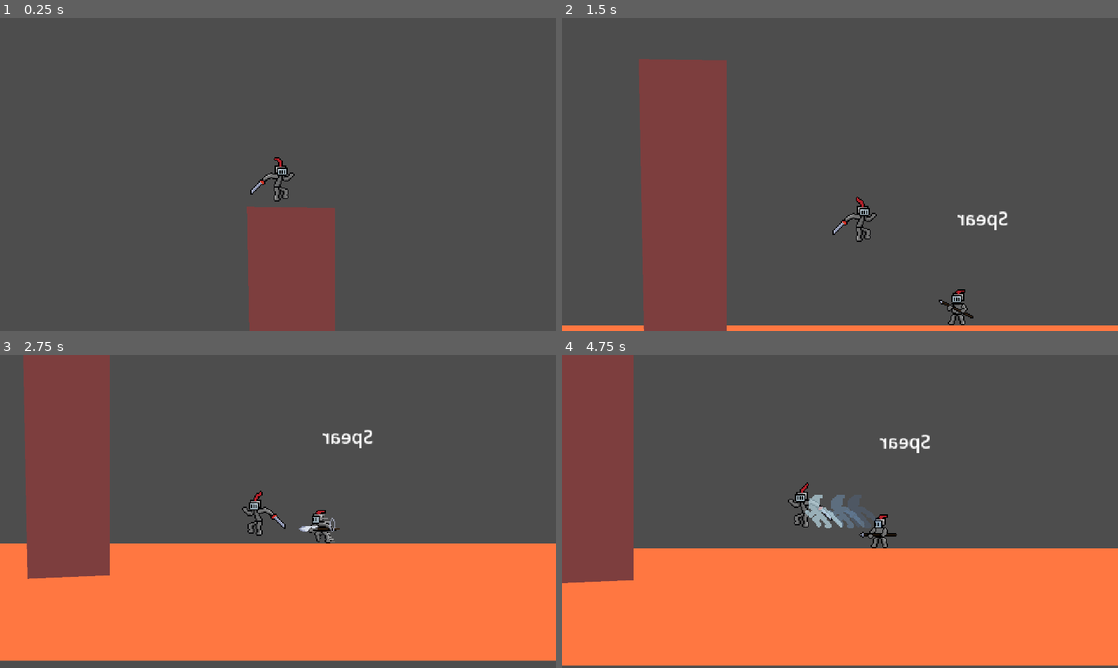
Above: before the commit, frames 1-4 (two rows, left to right).
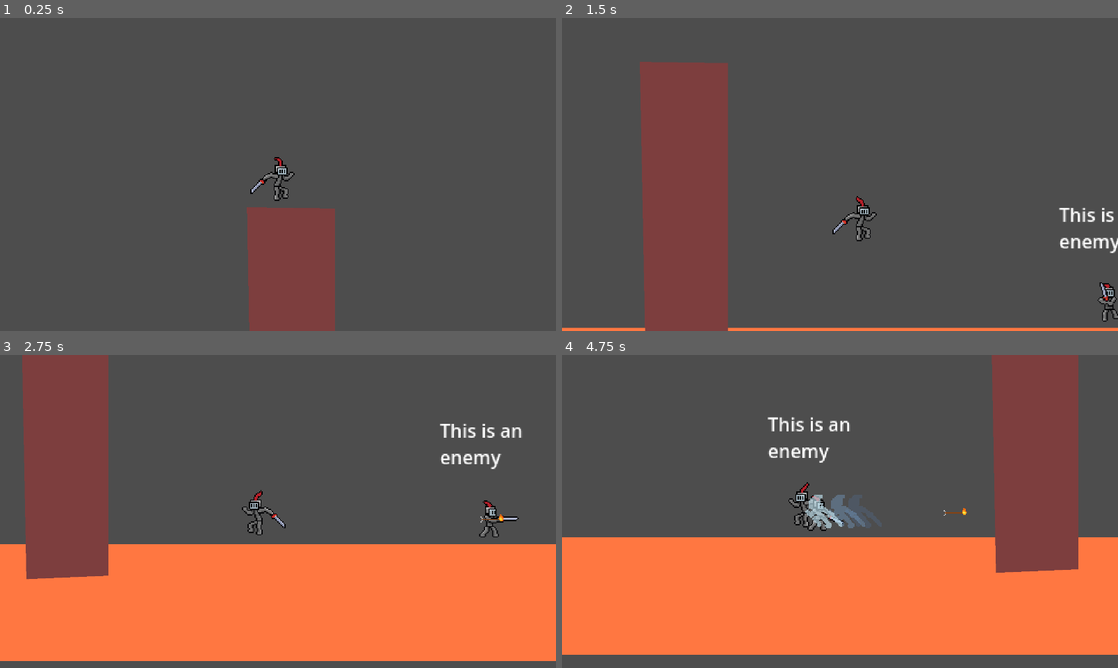
Above: after the commit, the same moments.

Repository: FlimFlamSlammer/LKOTe-game
Game: Godot game, scene res://scenes/world.tscn
Two runs of this game, one before a commit and one after it. Both use one fixed random seed, a clock stepped at 60 frames per second and the inputs below.
Inputs:
- Up to frame 1 (0.25 s): no input
- Up to frame 2 (1.5 s): hold V (dodge) 0.53-1.28 s; hold Right (move_right) from 0.53 s (still down); tap Space (jump) at 0.77, 0.8, 1.07, 1.35 s
- Up to frame 3 (2.75 s): tap Space (jump) at 1.52, 1.82, 2.3 s; tap V (dodge) at 1.55 s; release Right (move_right) at 2.03 s; hold Left (move_left) from 2.03 s (still down); hold C (basic_attack) from 2.03 s (still down)
- Up to frame 4 (4.75 s): release Left (move_left) at 2.78 s; release C (basic_attack) at 2.78 s; hold Right (move_right) 2.78-4.28 s; tap V (dodge) at 2.85, 4.55 s; tap Space (jump) at 3.02, 3.32, 3.77, 3.8, 4.07, 4.35, 4.52 s; hold V (dodge) 3.53-4.28 s; hold Left (move_left) from 4.28 s (still down)

The runs differ from the first frame. In frame 1, 0.1% of the frame differs, in the area x 44-61%, y 45-61%; in frame 2, 2.6%; in frame 3, 2.2%; in frame 4, 27%, in the area x 0-100%, y 0-100%.

Commit message:
improved projectile collision detection

Diff:
--- a/project.godot
+++ b/project.godot
@@ -72,6 +72,7 @@
 
 common/physics_ticks_per_second=72
 2d/default_gravity=550.0
+common/physics_interpolation=true
 
 [rendering]
 
--- a/scenes/castle_fight.tscn
+++ b/scenes/castle_fight.tscn
@@ -1,29 +1,14 @@
-[gd_scene load_steps=3 format=3 uid="uid://nk57keysmejs"]
+[gd_scene load_steps=4 format=3 uid="uid://nk57keysmejs"]
 
 [ext_resource type="PackedScene" uid="uid://bfeupkcec0b4q" path="res://scenes/player.tscn" id="1_kpkdi"]
-[ext_resource type="PackedScene" uid="uid://bumd61lymcuux" path="res://scenes/enemies/spear_castle_guard.tscn" id="3_caqbv"]
+[ext_resource type="PackedScene" uid="uid://bkwkq5rruh82g" path="res://scenes/projectiles/arrow.tscn" id="3_vmixj"]
+[ext_resource type="PackedScene" uid="uid://7ybkgftc64cb" path="res://scenes/enemies/cyprus_wood_hat.tscn" id="4_4d1hs"]
 
 [node name="Level" type="Node2D"]
 process_mode = 1
 
 [node name="Player" parent="." instance=ExtResource("1_kpkdi")]
-max_health = null
-stun_resistance = null
-damage_multiplier = null
-stun_time = null
-knockback = null
-combo_length = null
-recovery_length = null
-combo_damage = null
-impact = null
-speed = null
-jump_velocity = null
-combo_reset_delay = null
-dodge_speed = null
-dodge_length = null
-dodge_cooldown = null
-run_speed_treshold = null
-input_buffer_reset_delay = null
+impact = Array[float]([0.02, 0.02])
 
 [node name="StaticBody2D" type="StaticBody2D" parent="."]
 position = Vector2(0, 65.58)
@@ -59,5 +44,9 @@
 color = Color(0.492188, 0.244171, 0.244171, 1)
 polygon = PackedVector2Array(50, 291, 50, 35, -26, 34, -21, 294)
 
-[node name="CharacterBody2D" parent="." instance=ExtResource("3_caqbv")]
-position = Vector2(249, 83)
+[node name="Arrow" parent="." instance=ExtResource("3_vmixj")]
+position = Vector2(90, 217)
+ray_cast_offset = null
+
+[node name="Cyrus" parent="." instance=ExtResource("4_4d1hs")]
+position = Vector2(380, 242)
--- a/scenes/enemies/cyprus_wood_hat.tscn
+++ b/scenes/enemies/cyprus_wood_hat.tscn
@@ -1,8 +1,8 @@
 [gd_scene load_steps=15 format=3 uid="uid://7ybkgftc64cb"]
 
-[ext_resource type="Script" path="res://scripts/enemies/castle_guard/castle_guard.gd" id="1_ijp3i"]
+[ext_resource type="Script" path="res://scripts/enemies/cyrus_wood_hat/cyrus_wood_hat.gd" id="1_tlhpk"]
+[ext_resource type="PackedScene" uid="uid://bkwkq5rruh82g" path="res://scenes/projectiles/arrow.tscn" id="2_e851j"]
 [ext_resource type="Texture2D" uid="uid://b8s6vxvvmeio6" path="res://assets/knight-sheet.png" id="2_hb8mk"]
-[ext_resource type="Script" path="res://scripts/enemies/castle_guard/castle_guard_sm.gd" id="3_bbrh7"]
 
 [sub_resource type="Animation" id="Animation_f18bo"]
 length = 0.001
@@ -54,17 +54,11 @@
 tracks/1/interp = 1
 tracks/1/loop_wrap = true
 tracks/1/keys = {
-"times": PackedFloat32Array(0.133333, 0.15, 0.166667),
-"transitions": PackedFloat32Array(1, 1, 1),
+"times": PackedFloat32Array(0.15),
+"transitions": PackedFloat32Array(1),
 "values": [{
-"args": [3],
-"method": &"step"
-}, {
-"args": [1, 1],
-"method": &"instantiate_temp_fx"
-}, {
-"args": [],
-"method": &"hit_enemy"
+"args": [Vector2(1, 0)],
+"method": &"instantiate_arrow"
 }]
 }
 
@@ -231,16 +225,12 @@
 [sub_resource type="RectangleShape2D" id="RectangleShape2D_wtoqq"]
 size = Vector2(16, 32)
 
-[node name="CastleGuard" type="CharacterBody2D" groups=["Camera Impactors", "Enemies", "Screenshakers"]]
-position = Vector2(12, 0)
+[node name="Cyrus" type="CharacterBody2D" groups=["Camera Impactors", "Enemies", "Screenshakers"]]
 collision_layer = 2
-script = ExtResource("1_ijp3i")
-damage_multiplier = 21.0
-max_health = 150.0
-stun_time = Array[float]([0.0, 0.0])
-knockback = Array[float]([4.0, 6.0])
-combo_damage = Array[float]([1.0, 1.05])
-impact = Array[float]([0.15, 0.15])
+script = ExtResource("1_tlhpk")
+arrow = ExtResource("2_e851j")
+arrow_knockback = 3.0
+arrow_impact = 0.01
 
 [node name="AnimationPlayer" type="AnimationPlayer" parent="."]
 libraries = {
@@ -286,7 +276,6 @@
 polygon = PackedVector2Array(-17, 6.00004, -11, -7.99997, -1.00004, -16, 16, -15, 7.00001, 2.99998, -8.99996, 14)
 
 [node name="StateTree" type="Node" parent="."]
-script = ExtResource("3_bbrh7")
 
 [node name="RichTextLabel" type="RichTextLabel" parent="."]
 offset_left = -44.0
--- a/scenes/enemies/spear_castle_guard.tscn
+++ b/scenes/enemies/spear_castle_guard.tscn
@@ -240,7 +240,7 @@
 [node name="Charge" parent="MiscHurtboxes" instance=ExtResource("3_81f3c")]
 
 [node name="Hurtbox" parent="MiscHurtboxes/Charge" index="0"]
-polygon = PackedVector2Array(22, 1, 29, 0, 22, -1)
+polygon = PackedVector2Array(11, 5, 20, 4, 20, 3, 11, 2)
 
 [node name="RichTextLabel" type="RichTextLabel" parent="."]
 offset_left = -44.0
--- a/scenes/player.tscn
+++ b/scenes/player.tscn
@@ -248,25 +248,9 @@
 position = Vector2(1, 0)
 collision_layer = 4
 script = ExtResource("1_0chp3")
-max_health = null
-stun_resistance = null
-damage_multiplier = null
-stun_time = null
-knockback = null
-combo_length = null
-recovery_length = null
-combo_damage = null
 impact = Array[float]([0.11, 0.11])
 attack_hitstop_multiplier = 0.3
 hit_hitstop_multiplier = 0.6
-speed = null
-jump_velocity = null
-combo_reset_delay = null
-dodge_speed = null
-dodge_length = null
-dodge_cooldown = null
-run_speed_treshold = null
-input_buffer_reset_delay = null
 
 [node name="AnimationPlayer" type="AnimationPlayer" parent="."]
 libraries = {
--- /dev/null
+++ b/scenes/projectile.tscn
@@ -0,0 +1,13 @@
+[gd_scene format=3 uid="uid://wd0qi6udo62p"]
+
+[node name="Projectile" type="Area2D"]
+collision_layer = 0
+collision_mask = 7
+monitorable = false
+
+[node name="Sprite" type="Sprite2D" parent="."]
+
+[node name="Timer" type="Timer" parent="."]
+wait_time = 5.0
+one_shot = true
+autostart = true
--- /dev/null
+++ b/scenes/projectiles/arrow.tscn
@@ -0,0 +1,21 @@
+[gd_scene load_steps=4 format=3 uid="uid://bkwkq5rruh82g"]
+
+[ext_resource type="PackedScene" uid="uid://wd0qi6udo62p" path="res://scenes/projectile.tscn" id="1_n6crj"]
+[ext_resource type="Script" path="res://scripts/projectiles/arrow.gd" id="1_y3gfj"]
+[ext_resource type="Texture2D" uid="uid://bakke4byl12ed" path="res://assets/projectiles/arrow-0.png" id="2_4duve"]
+
+[node name="Projectile" instance=ExtResource("1_n6crj")]
+script = ExtResource("1_y3gfj")
+ray_cast_offset = null
+speed = 800.0
+
+[node name="Sprite" parent="." index="0"]
+texture = ExtResource("2_4duve")
+
+[node name="Pivot" type="Node2D" parent="." index="2"]
+
+[node name="RayCast" type="RayCast2D" parent="Pivot" index="0"]
+target_position = Vector2(11, 0)
+hit_from_inside = true
+
+[connection signal="timeout" from="Timer" to="." method="_on_lifetime_expire"]
--- /dev/null
+++ b/scripts/enemies/cyrus_wood_hat/cyrus_wood_hat.gd
@@ -0,0 +1,30 @@
+extends Enemy
+
+# projectile stats
+@export var arrow: PackedScene
+@export var arrow_damage: float = 20.0
+@export var arrow_speed: float = 1.0
+@export var arrow_knockback: float = 5.0
+@export var arrow_stun_time: float = 0.1
+@export var arrow_impact: float = 0.1
+
+
+func instantiate_arrow(
+	p_direction: Vector2 = Vector2(direction, 0)
+) -> void:
+	_instantiate_projectile(
+		arrow,
+		{
+			"damage": arrow_damage,
+			"knockback": arrow_knockback,
+			"stun_time": arrow_stun_time,
+			"impact": arrow_impact
+		},
+		arrow_speed,
+		position,
+		Vector2(p_direction.x * direction, p_direction.y)
+	)
+
+
+func _physics_process(delta: float) -> void:
+	anim_player.play("attack1")
--- a/scripts/enemies/cyrus_wood_hat/phase1/attacking.gd
+++ b/scripts/enemies/cyrus_wood_hat/phase1/attacking.gd
@@ -1 +1,22 @@
 extends EnemySubstate
+
+func _enter(_previous_state_path: NodePath, _data: Dictionary = {}) -> void:
+	casted_owner.anim_player.play("attack1")
+	casted_owner.substate_timer.start(casted_owner.anim_player.get_animation("attack1").length)
+	casted_owner.substate_timer.connect("timeout", _on_substate_timer_stopped)
+
+
+func _physics_update(_delta: float) -> void:
+	pass
+
+
+func _exit() -> void:
+	pass
+
+
+func _hit(_data: Dictionary) -> void:
+	pass
+
+
+func _on_substate_timer_stopped():
+	finished.emit("Attacking")
--- a/scripts/enemies/enemy.gd
+++ b/scripts/enemies/enemy.gd
@@ -12,19 +12,13 @@
 @export var max_health: float = 100.0
 @export var movement_speed: float = 140.0
 
-# combo data
-@export var stun_time: Array[float] = []
-@export var knockback: Array[float] = []
-@export var combo_damage: Array[float] = []
-@export var impact: Array[float] = [] # screenshake
-
 # ranges
 @export var attack_range: float = 15.0
 @export var jump_range: float = 50.0
 @export var dodge_range: float = 30.0
 
 var combo_counter: int = 0
-var direction: int:
+var direction: int = 1:
 	set(new_dir):
 		direction = new_dir
 		scale.x = scale.y * direction
@@ -56,6 +50,7 @@
 		if health <= 0:
 			anim_player.play("die")
 
+
 ## hit_enemy data format:
 ## {
 ##  damage,
@@ -79,44 +74,6 @@
 	return hit_counter
 
 
-func hit_enemy_with_combo() -> int:
-	var hit_counter: int = 0
-	var candidates: Array[Node2D] = hurtboxes[combo_counter].get_overlapping_bodies()
-
-	for candidate in candidates:
-		if candidate is Player:
-			candidate.hit({
-				damage = combo_damage[combo_counter] * damage_multiplier,
-				stun_time = stun_time[combo_counter],
-				knockback = knockback[combo_counter],
-				impact = impact[combo_counter],
-			})
-			instantiate_temp_fx(TempFX.Effects.SLASH, {
-				"variant": randi() % 2
-			}, true, candidate.position)
-			hit_counter += 1
-	return hit_counter
-
-
-func instantiate_projectile(
-	projectile: PackedScene,
-	data: Dictionary,
-	speed_mult: float = 1.0,
-	init_position: Vector2 = position,
-	p_direction: Vector2 = Vector2(direction, 0),
-) -> Projectile:
-	var new_projectile: Projectile = projectile.instantiate()
-	new_projectile.data = data
-	new_projectile.position = init_position
-	new_projectile.p_direction = p_direction.normalized()
-	new_projectile.speed_mult = speed_mult
-
-	new_projectile.creator = self
-	new_projectile.team = Globals.Teams.ENEMIES
-
-	return new_projectile
-
-
 func instantiate_temp_fx(
 		effect: TempFX.Effects,
 		effect_data: Dictionary = {},
@@ -133,3 +90,24 @@
 		add_child(new_temp_fx)
 
 	return new_temp_fx
+
+
+func _instantiate_projectile(
+	projectile: PackedScene,
+	data: Dictionary,
+	speed_mult: float = 1.0,
+	init_position: Vector2 = position,
+	p_direction: Vector2 = Vector2(direction, 0),
+) -> Projectile:
+	var new_projectile: Projectile = projectile.instantiate()
+	new_projectile.data = data
+	new_projectile.position = init_position
+	new_projectile.p_direction = p_direction.normalized()
+	new_projectile.speed_mult = speed_mult
+
+	new_projectile.creator = self
+	new_projectile.team = Globals.Teams.ENEMIES
+
+	add_sibling(new_projectile)
+
+	return new_projectile
--- a/scripts/enemies/enemy_template/core.gd
+++ b/scripts/enemies/enemy_template/core.gd
@@ -7,7 +7,9 @@
 
 # Conditionals
 
-func can_jump() -> bool: # target in air check
+
+## Returns whether or not target is in range and above the [Enemy] to jump.
+func can_jump() -> bool:
 	var y_distance: float = get_target_relative_position().y
 	return _target_in_jump_range() and y_distance < 0
 
@@ -19,30 +21,30 @@
 	return false;
 
 
-func target_in_air_attack_range() -> bool: # using y prediction
-	var y_distance: float = get_target_relative_position().y
-
-	return (y_distance > -casted_owner.vertical_attack_range
-			and y_distance < casted_owner.vertical_attack_range
+## Returns whether or not target is in air attack range by predicting the y position of the target.
+func target_in_air_attack_range() -> bool:
+	return (_target_in_vertical_attack_range()
 			and target_in_attack_range())
 
 
+## Returns whether or not [Enemy] can be hit by regular attacks.
 func is_hittable() -> bool:
 	return casted_owner.collision_layer & ENEMY_COLLISION_LAYER == ENEMY_COLLISION_LAYER
 
 
+## Returns whether or not dodging is ready.
 func can_dodge() -> bool:
 	return casted_owner.dodge_cooldown.is_stopped()
 
 
-func target_in_vertical_attack_range() -> bool:
+## Returns whether or not target's predicted y position is near the [Enemy]'s predicted y position.
+func _target_in_vertical_attack_range() -> bool:
 	var y_distance: float = get_target_relative_position().y
-	if absf(y_distance) < casted_owner.vertical_attack_range:
-		return true
-	return false
+	return absf(y_distance) < casted_owner.vertical_attack_range
 
 
-func _target_in_jump_range() -> bool: # check if target is close enough to jump
+## Returns whether or not target is close enough to jump.
+func _target_in_jump_range() -> bool:
 	var distance: Vector2 = get_target_relative_position()
 	if absf(distance.x) < casted_owner.jump_range:
 		if distance.y < casted_owner.jump_y_treshold:
@@ -52,10 +54,12 @@
 
 # Useful functions
 
+## Returns the target's position relative to the [Enemy].
 func get_target_relative_position() -> Vector2: # distance from target, used for attack checking
 	return Vector2(casted_owner.target.position.x - casted_owner.position.x, _get_target_predicted_relative_y())
 
 
+## Looks towards the target.
 func look_towards_target(look_towards: bool) -> void: #
 	if (get_target_relative_position().x > 0) == look_towards:
 		casted_owner.direction = 1
@@ -63,28 +67,35 @@
 		casted_owner.direction = -1
 
 
+## Applies gravity to the [Enemy]'s velocity.
 func apply_gravity() -> void:
 	casted_owner.velocity.y += casted_owner.gravity
 
 
+## Applies forward velocity to the [Enemy] based on its movement speed.
 func move_forward(speed_mult: float = 1) -> void:
 	casted_owner.velocity.x = speed_mult * casted_owner.movement_speed * casted_owner.direction
 
 
+## Sets whether or not the [Enemy] can be hit by regular attacks. Saves state in the [code]hittable[/code] variable.
 func set_hittable(hittable: bool) -> void:
 	casted_owner.hittable = hittable
 	_set_hittable_layer(hittable)
 
 
+## Sets whether or not the [Enemy] can be hit by regular attacks. Does not affect the [code]hittable[/code] state of the [Enemy].
 func set_dodging(dodging: bool) -> void:
 	_set_hittable_layer(not dodging and casted_owner.hittable)
 
 
+## Toggles the [Enemy]'s layer to regular attacks.
 func _set_hittable_layer(hittable: bool) -> void: # only changes layer, no vars changed
 	if is_hittable() != hittable: # check if 2nd layer is correct (active/inactive)
 		casted_owner.collision_layer = casted_owner.collision_layer ^ ENEMY_COLLISION_LAYER # toggle 2nd layer
 
 
+
+## Returns the predicted [code]y[/code] position of the target relative to the [Enemy].
 func _get_target_predicted_relative_y() -> float: # used for aerial attacks
 	var predicted_y = (
 			casted_owner.target.position.y
--- a/scripts/globals.gd
+++ b/scripts/globals.gd
@@ -5,15 +5,19 @@
 const MAX_KNOCKBACK_TIME = 0.1
 const AERIAL_KNOCKBACK_MULT = 10
 
+
+## Returns the amount of time the timer has been running for.
 static func get_time_passed(timer: Timer) -> float:
 	return timer.wait_time - timer.time_left
 
 
+## Disables collision layer/mask based on team.
+## Returns modified collision layer/mask
 static func disable_team_mask(team: Teams, mask: int) -> int:
 	match team:
 		Teams.PLAYERS:
-			return mask & 0b100
+			return mask ^ 0b100
 		Teams.ENEMIES:
-			return mask & 0b10
+			return mask ^ 0b10
 		_:
 			return mask
--- a/scripts/projectile.gd
+++ b/scripts/projectile.gd
@@ -3,18 +3,21 @@
 
 @export var speed: float = 200.0
 
-var speed_mult: float
+var speed_mult: float = 1.0
 var data: Dictionary
-var p_direction: Vector2
+var p_direction: Vector2 = Vector2(1, 0)
 var creator: CharacterBody2D
 var team: Globals.Teams
+
+@onready var sprite: Sprite2D = $Sprite
 
 func _ready() -> void:
 	collision_mask = Globals.disable_team_mask(team, collision_mask)
 
 
 func _physics_process(delta: float) -> void:
-	position += speed * speed_mult * p_direction * delta
+	translate(speed * speed_mult * p_direction * delta)
+	sprite.flip_h = not sign(p_direction.x)
 
 
 func _on_body_entered(body: Node2D) -> void:
@@ -35,3 +38,11 @@
 
 func _finish() -> void:
 	pass
+
+
+## Resizes the ray's vector based on [code]param distance_moved[/code] in the current frame and returns whether or not any object is colliding with the ray's vector.
+## Use [code]param offset[/code] to adjust the ray's position
+func resize_and_check_ray_collision(ray_cast: RayCast2D, distance_moved: float, offset: float = 0.0) -> bool:
+	ray_cast.target_position.x = distance_moved
+	ray_cast.position.x = offset - distance_moved
+	return ray_cast.is_colliding()
--- a/scripts/projectiles/arrow.gd
+++ b/scripts/projectiles/arrow.gd
@@ -1,5 +1,25 @@
 class_name Arrow
 extends Projectile
 
+@export var ray_cast_offset: float = 10.0
+
+@onready var pivot: Node2D = $Pivot
+@onready var ray_cast: RayCast2D = pivot.get_node("RayCast")
+
+func _ready() -> void:
+	super()
+	ray_cast.collision_mask = collision_mask
+
+
+func _physics_process(delta: float) -> void:
+	pivot.rotation = Vector2.ZERO.angle_to_point(p_direction)
+	super(delta)
+
+	# check collision
+	var distance_moved: float = speed * delta * speed_mult
+	if (resize_and_check_ray_collision(ray_cast, distance_moved, ray_cast_offset)):
+		_on_body_entered(ray_cast.get_collider())
+
+
 func _finish() -> void:
 	queue_free()
Binary file changed: assets/aseprite/arrow.ase
Binary file added: assets/projectiles/arrow-0.png
Not shown, added: assets/projectiles/arrow-0.png.import
Binary file added: assets/projectiles/arrow-1.png
Not shown, added: assets/projectiles/arrow-1.png.import
Binary file added: assets/projectiles/arrow-2.png
Not shown, added: assets/projectiles/arrow-2.png.import
